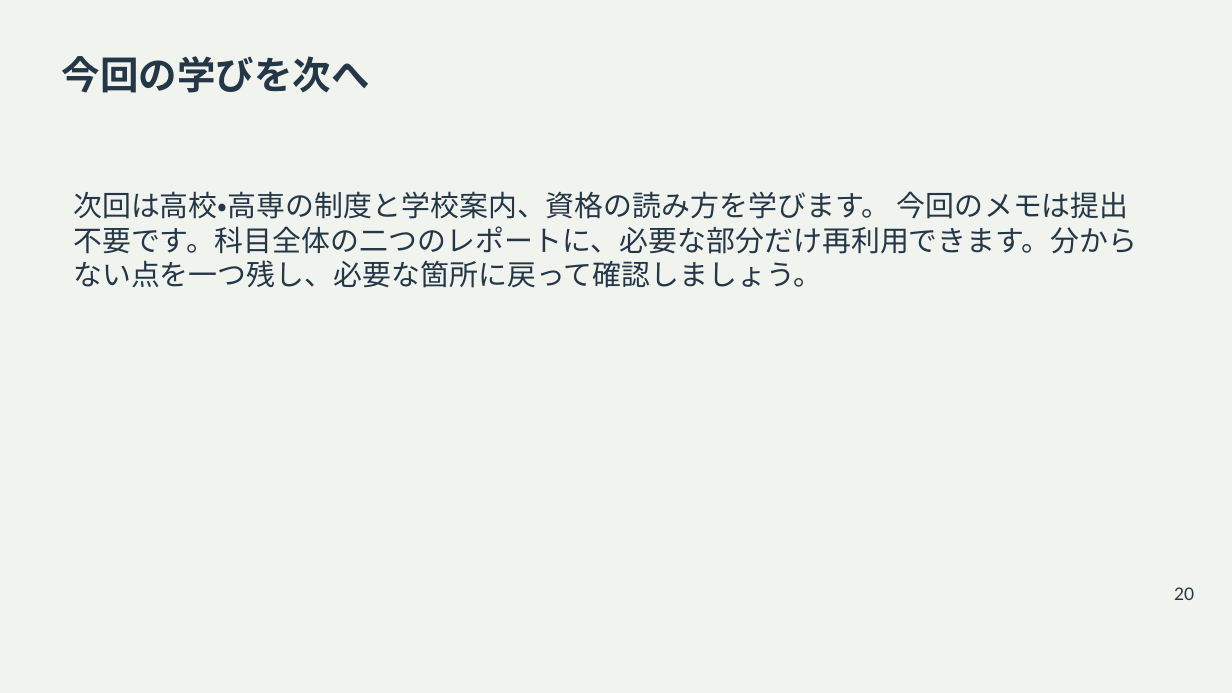
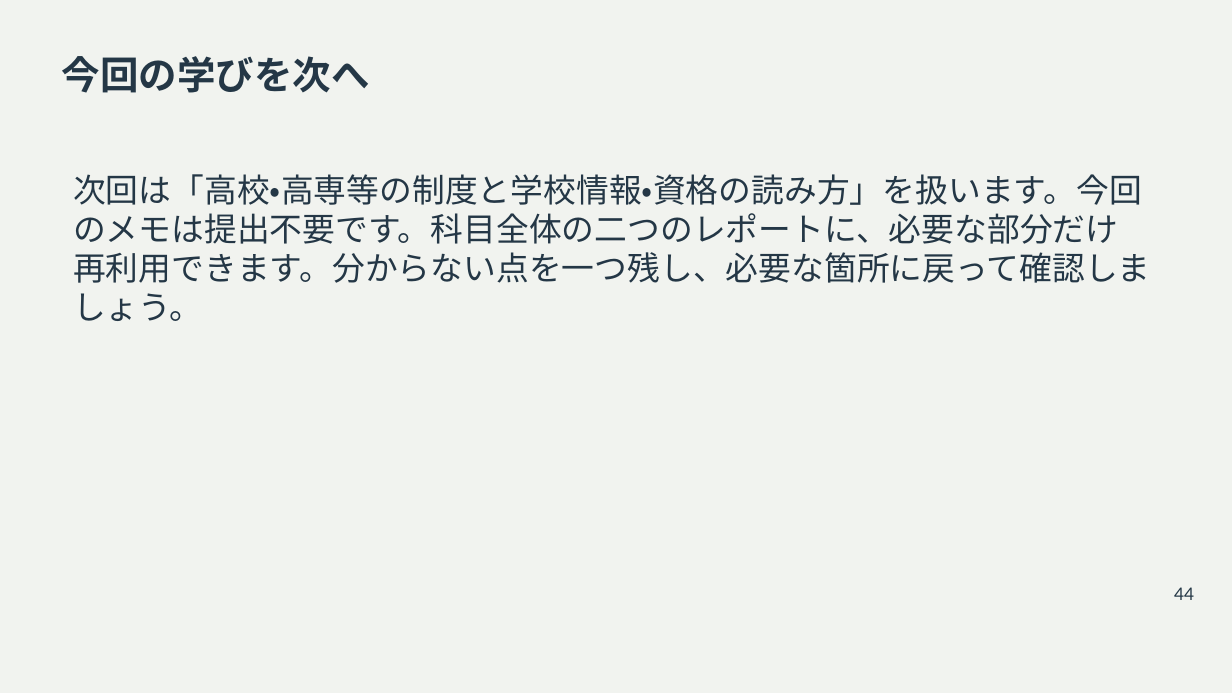
Before and after one commit to zooc-14calbp/industrial-education-ii, a slide deck: slide 44 of reorganized/20261105/main/01/slides.pptx (slide 20 before the commit). Drawn at 1232x693 pixels with LibreOffice and Linux fonts; fonts in the diff are those of the drawing. Boxes give left, top, right and bottom in pixels: in the first picture for what was removed or moved away, otherwise in the second. Text is boxed around its words. In the diff, an @@ line names an element or a change of style, - is before the commit and + after.

```diff
--- a/reorganized/20261105/main/01/slides.pptx
+++ b/reorganized/20261105/main/01/slides.pptx
@@ text at [73, 174, 1150, 321]: text changed; size 22.5 to 25.5 pt @@
-次回は高校・高専の制度と学校案内、資格の読み方を学びます。 今回のメモは提出不要です。科目全体の二つのレポートに、必要な部分だけ再利用できます。分からない点を一つ残し、必要な箇所に戻って確認しましょう。
+次回は「高校・高専等の制度と学校情報・資格の読み方」を扱います。今回のメモは提出不要です。科目全体の二つのレポートに、必要な部分だけ再利用できます。分からない点を一つ残し、必要な箇所に戻って確認しましょう。
@@ text at [1174, 587, 1194, 600]: text changed @@
-20
+44
```
Also in this commit, not shown: 22 other slides changed, 25 slides added, 1 slide removed, 21 other files.
